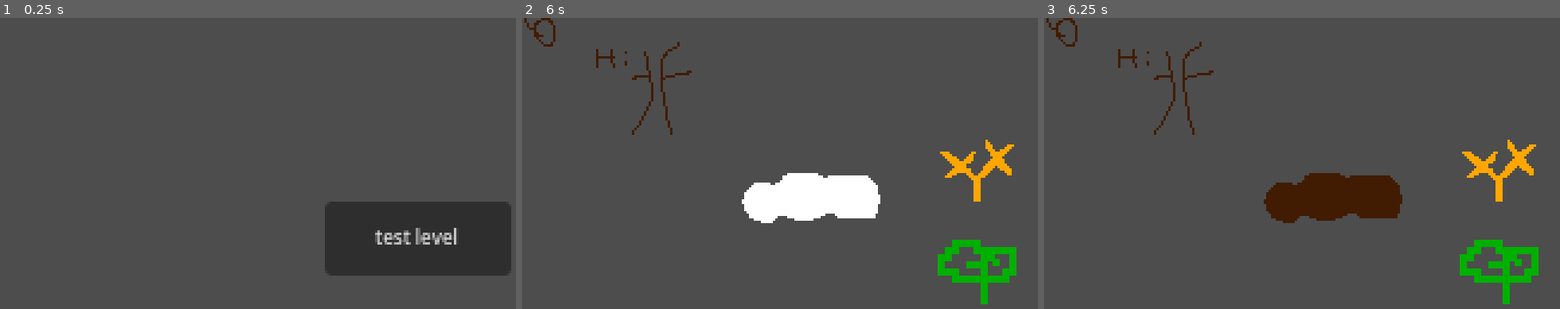
Above: before the commit, frames 1-3 (left to right).
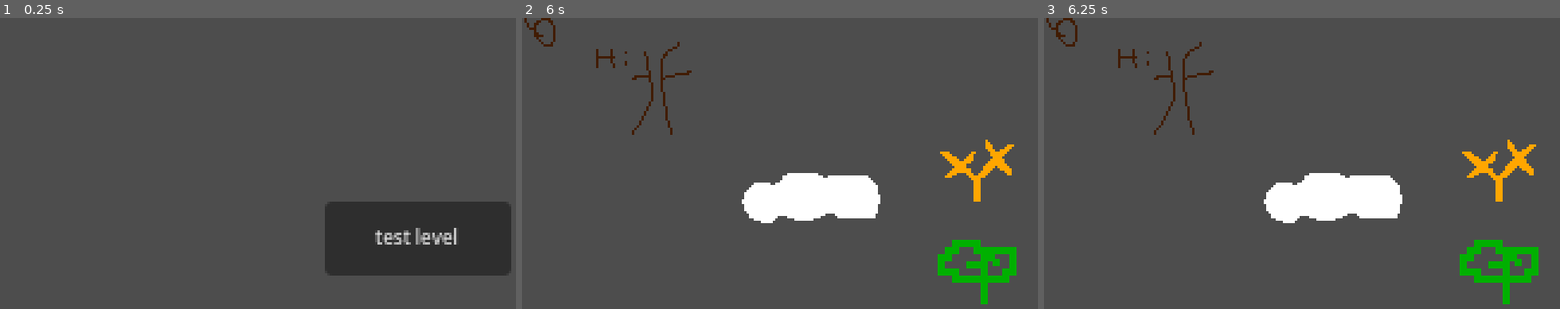
Above: after the commit, the same moments.

Repository: kev9268/ABSlowJam3
Game: Godot game, scene res://scenes/level_hub.tscn
The game is run twice, just before and just after one commit, with the same random seed, the same clock (stepped at 60 frames per second) and the same inputs.
Inputs (mouse positions are in pixels of both pictures, inside the frame that each line leads up to):
- Up to frame 1 (0.25 s): no input
- Up to frame 2 (6 s): click "test level" at 0.5 s; tap Enter at 1.25 s; move the mouse to (934, 163) at 1.27 s; press the mouse at (934, 163) at 1.28 s; tap U (undo) at 1.55, 2.1, 3.05, 3.6, 4.55, 5.1 s; tap R (restart) every 0.75 s from 2 to 5 s; move the mouse to (692, 195) at 2.02 s; release the mouse at (692, 195) at 2.03 s; click (692, 195) at 2.3 s; move the mouse to (867, 108) at 2.77 s; press the mouse at (867, 108) at 2.78 s; move the mouse to (780, 242) at 3.52 s; release the mouse at (780, 242) at 3.53 s; click (780, 242) at 3.8 s; move the mouse to (981, 227) at 4.27 s; press the mouse at (981, 227) at 4.28 s; move the mouse to (635, 131) at 5.02 s; release the mouse at (635, 131) at 5.03 s; click (635, 131) at 5.3 s; move the mouse to (836, 178) at 5.77 s; press the mouse at (836, 178) at 5.78 s
- Up to frame 3 (6.25 s): tap U (undo) at 6.05 s

Frames 1-2 are identical in both runs. In frame 3, 3.6% of the frame differs, in the area x 42-70%, y 53-71%.

Commit message:
previous drawn branch a wall
also fixed an issue with undo

Diff:
--- a/scenes/draw_tree.gd
+++ b/scenes/draw_tree.gd
@@ -14,6 +14,10 @@
 var previous_mouse_position = Vector2(0,0)
 var draw_history = []
 var branch_counter = 5
+
+var stored_pixel_limit = 30
+var previous_color = Vector2i(-1,-1)
+var previous_pixels = []
 
 var surround_21 = [
 					Vector2i(-2,-1),Vector2i(-2,0),Vector2i(-2,1),
@@ -62,14 +66,6 @@
 	previous_mouse_position = mouse_pos
 
 
-
-func add_history():
-	#store the draw click, for undo
-	var interactions = {}
-	for used_position in get_used_cells():
-		interactions[used_position] = get_cell_atlas_coords(used_position)
-	draw_history.append(interactions)
-
 func click_first(mouse_pos):
 	if Input.is_action_just_pressed("draw"): #pick tree color for the first time
 		current_tree = null
@@ -85,6 +81,12 @@
 	if Input.is_action_pressed("draw"): #draw the color
 		if(current_tree != null):
 			var new_position = local_to_map(mouse_pos)
+
+			#check if the mouse is directly over a old section, (make previous branch a wall)
+			if previous_pixels.size() == stored_pixel_limit: #start checking when some amount is already drawn
+				if not new_position in previous_pixels: #ignore just recently painted pixels
+					end_click() #terminate
+
 			for adj_position in surround_21:
 				var check_cell = get_cell_source_id(adj_position+new_position)
 				if(check_cell != -1 and check_cell != tile_types["wall"]):
@@ -97,31 +99,60 @@
 
 func click_released():
 	if Input.is_action_just_released("draw"):
-		draw_flag= true
-		branch_counter-=1
-		draw_counter = set_draw_counter
-
+		end_click()
+
+func end_click():
+	draw_flag= true
+	branch_counter-=1
+	draw_counter = set_draw_counter
+	current_tree = null
+	previous_color = Vector2i(-1,-1)
+	previous_pixels.clear()
+
+func add_history():
+	#store the draw click, for undo
+	var interactions = {"tree":{},"wall":{}}
+	var tile_index = tile_types.keys()
+	for used_position in get_used_cells():
+		var index = tile_index[get_cell_source_id(used_position)]
+		interactions[index][used_position] = get_cell_atlas_coords(used_position)
+	draw_history.append(interactions)
 
 func undo_pressed():
 	if Input.is_action_just_pressed("undo"):
 		if draw_history.size() > 0:
+			branch_counter += 1
+
+			clear()
 			var world_state = draw_history.pop_back()
-			clear()
-			for used_position in world_state.keys():
-				set_cell(used_position, tile_types["tree"], world_state[used_position])
+			for type in tile_types.keys():
+				for used_position in world_state[type].keys():
+					set_cell(used_position, tile_types[type], world_state[type][used_position])
+
+			previous_color = Vector2i(-1,-1)
+			previous_pixels.clear()
+		return true
+	return false
 
 func make_branch(new_position):
 	var collide_position = null
 	for adj_position in surround_eight:
 		var new_coords = adj_position+new_position
-		if get_cell_atlas_coords(new_coords) != current_tree:
+
+		if get_cell_atlas_coords(new_coords) != current_tree: #dont draw on self, prevent consumuption
 			var check_cell = get_cell_source_id(new_coords)
 			if check_cell != -1: #check collision
 				collide_position = new_coords
 			elif check_cell != tile_types["wall"]: #dont draw over wall and self
 				if (new_position != local_to_map(previous_mouse_position)):
-					draw_counter-=1
-					set_cell(new_coords, tile_types["tree"], current_tree)
+					#prevent drawing on itself, like a wall
+						draw_counter-=1
+						set_cell(new_coords, tile_types["tree"], current_tree)
+
+						if previous_pixels.size() >= stored_pixel_limit:
+							previous_pixels.pop_front()
+						previous_pixels.append(new_coords)
+
 
 	check_collision_type(collide_position)
 
